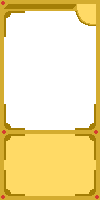
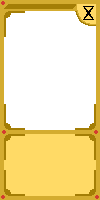
Before/after of a w=100, h=200 layered artwork. What changed in the layer stack:
added layer "10" above "9" over <box>83,6,94,20</box>
